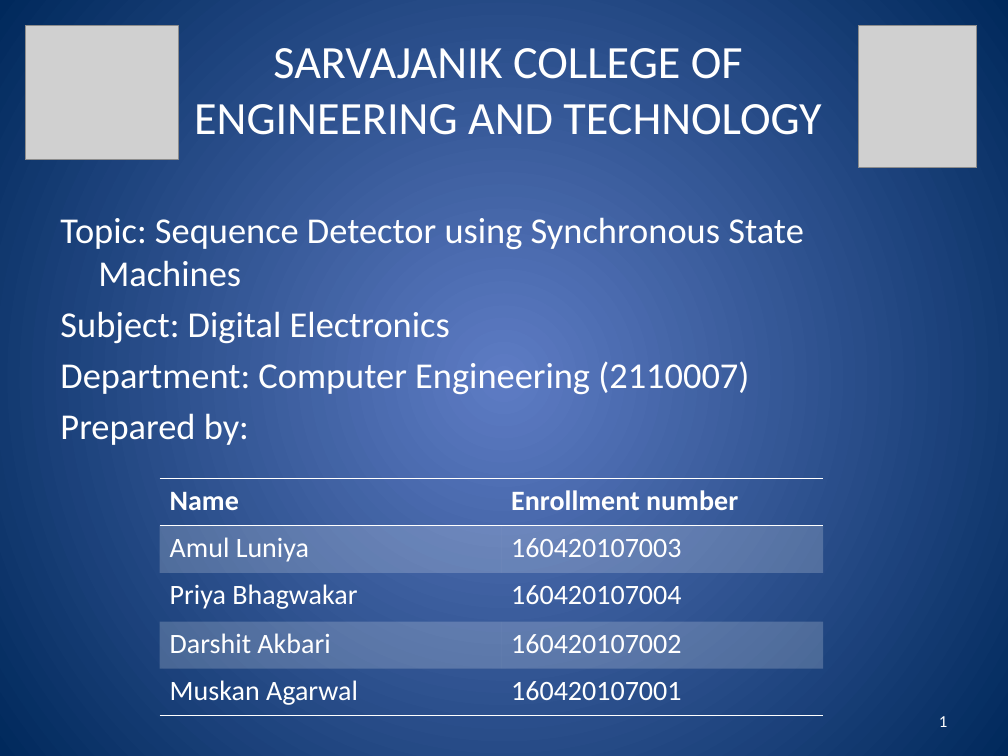
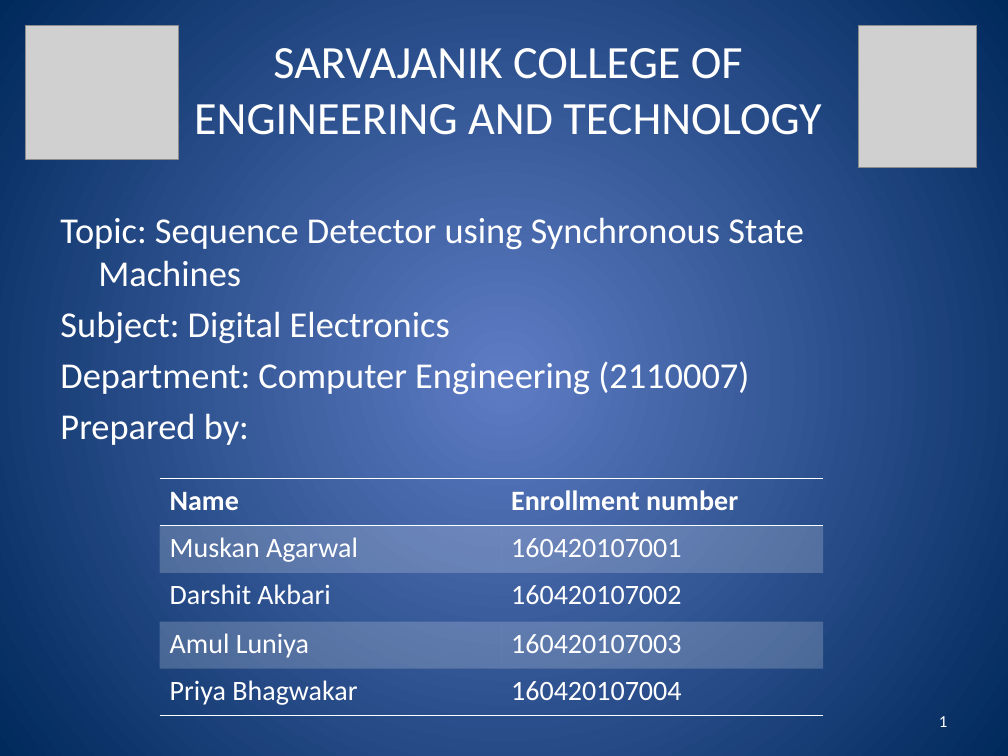
Before and after one commit to Amul01/Presentations, a slide deck: slide 1 of SDuSSM.pptx. Drawn at 1008x756 pixels with LibreOffice and Linux fonts; fonts in the diff are those of the drawing; grey boxes stand for pictures. Boxes give left, top, right and bottom in pixels: in the first picture for what was removed or moved away, otherwise in the second. Text is boxed around its words. In the diff, an @@ line names an element or a change of style, - is before the commit and + after.

```diff
--- a/SDuSSM.pptx
+++ b/SDuSSM.pptx
@@ table at [159, 479, 823, 716] @@
+row 2: Muskan Agarwal | 160420107001
+row 3: Darshit Akbari | 160420107002
-row 4: Darshit Akbari | 160420107002
-row 5: Muskan Agarwal | 160420107001
```
Also in this commit, not shown: 1 other slide changed, 2 slides added, 1 slide removed.
